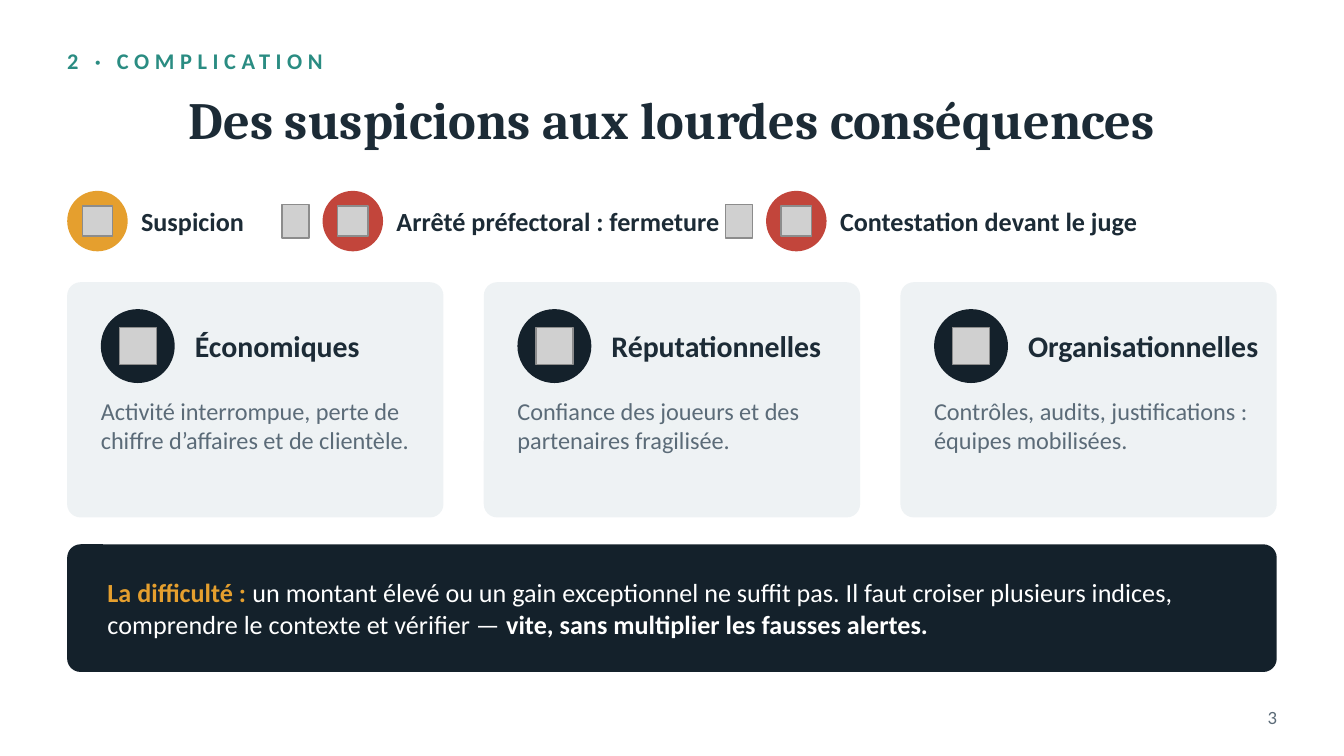
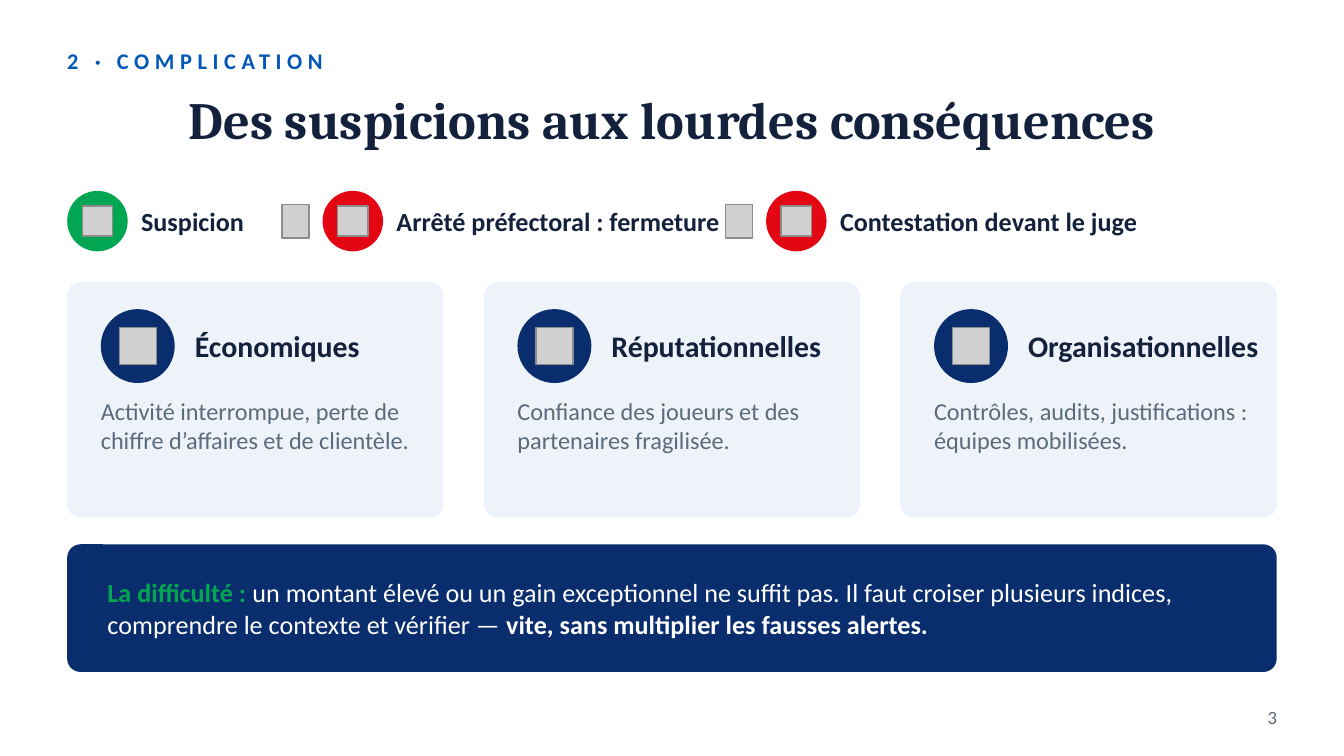
Before and after one commit to saponealexis1-netizen/n8n_projet, a slide deck: slide 3 of presentation/IA_LCB_points_de_vente.pptx. Drawn at 1344x756 pixels with LibreOffice and Linux fonts; fonts in the diff are those of the drawing; grey boxes stand for pictures. Boxes give left, top, right and bottom in pixels: in the first picture for what was removed or moved away, otherwise in the second. Text is boxed around its words. In the diff, an @@ line names an element or a change of style, - is before the commit and + after.

```diff
--- a/presentation/IA_LCB_points_de_vente.pptx
+++ b/presentation/IA_LCB_points_de_vente.pptx
@@ text "2 · COMPLICATION" at (x1=67, y1=54, x2=78, y2=69): text colour #2A8C82 to #0057B8 @@
@@ ellipse at (x1=67, y1=191, x2=128, y2=251): fill #E59F2E to #00A651 @@
@@ ellipse at (x1=323, y1=191, x2=383, y2=251): fill #C2453B to #E30613 @@
@@ ellipse at (x1=766, y1=191, x2=827, y2=251): fill #C2453B to #E30613 @@
@@ fill #EEF2F4 to #EEF3F9 in 3 elements at (x1=67, y1=282, x2=444, y2=517), (x1=484, y1=282, x2=860, y2=517), (x1=900, y1=282, x2=1277, y2=517) @@
@@ fill #14212B to #0A2D6E in 4 elements at (x1=101, y1=309, x2=175, y2=383), (x1=517, y1=309, x2=591, y2=383), (x1=934, y1=309, x2=1008, y2=383), (x1=67, y1=544, x2=1277, y2=672) @@
@@ text "La difficulté : un montant ..." at (x1=107, y1=583, x2=1172, y2=639): text colour #E59F2E to #00A651 in "La difficulté :" @@
```
Also in this commit, not shown: 4 other slides changed.
